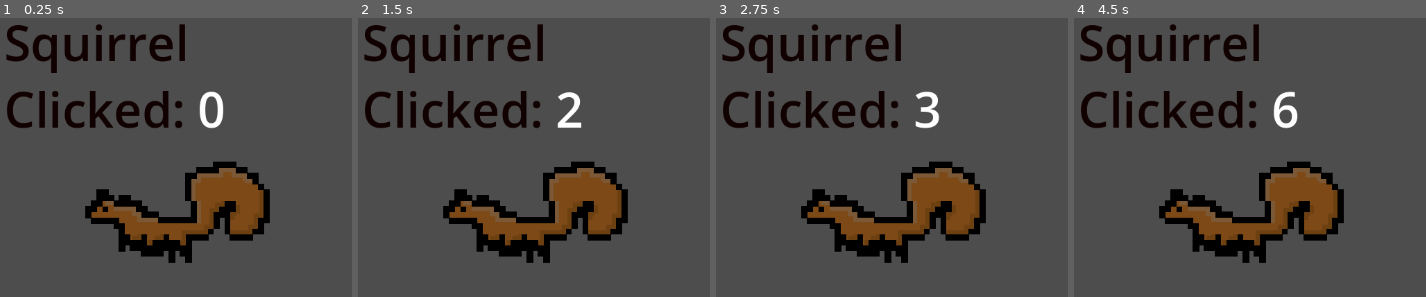
Above: before the commit, frames 1-4 (left to right).
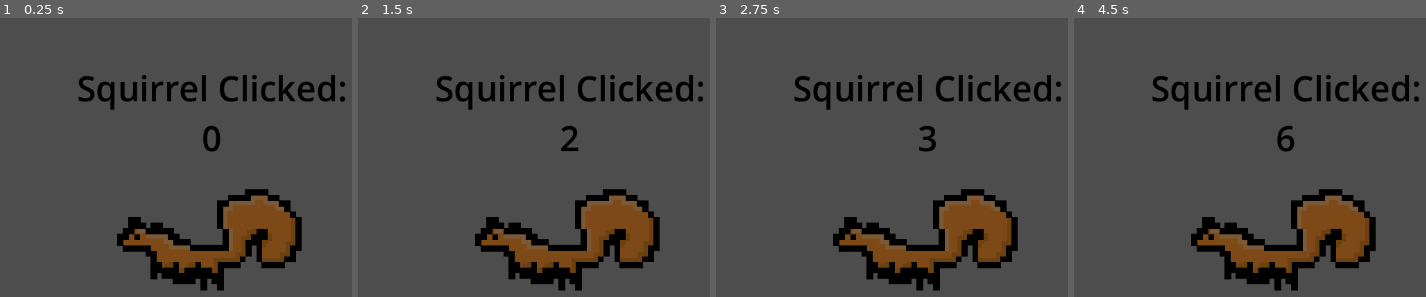
Above: after the commit, the same moments.

Repository: Teleportingsqirl/SquirrelClicker2.0
Game: Godot game, scene res://squirrelclicker.tscn
Same seed, same stepped clock (60 frames per second), same inputs: the game is played once before the commit and once after it.
Inputs (mouse positions are in pixels of both pictures, inside the frame that each line leads up to; where the layout moved, square brackets give the same spot in the first picture):
- Up to frame 1 (0.25 s): no input
- Up to frame 2 (1.5 s): click (565, 252) [548, 224] at 0.5 s; click (565, 252) [548, 224] at 1.25 s
- Up to frame 3 (2.75 s): click (923, 252) [906, 224] at 2 s
- Up to frame 4 (4.5 s): tap Enter at 2.75, 4.25 s; tap Space at 3.5 s

The runs differ from the first frame. In frame 1, 22% of the frame differs, in the area x 1-99%, y 2-98%; in frame 2, 22%; in frame 3, 22%; in frame 4, 22%.

Commit message:
new animation and text fixes

Diff:
--- a/control.gd
+++ b/control.gd
@@ -1,10 +1,33 @@
 extends Control
 
 var count = 0
+# IMPORTANT: Update these paths to match your new scene tree!
+@onready var label = $Label
+@onready var texture_button = $CenterContainer/TextureButton
 
-@onready var rich_text_label = $RichTextLabel
-
+func _ready():
+	# Set the button's pivot to its center at the start of the game.
+	# Doing it here is more stable than doing it during the click animation.
+	texture_button.pivot_offset = texture_button.size / 2
+	update_text()
 
 func _on_texture_button_pressed():
 	count += 1
-	rich_text_label.text = "[font_size=70][color=100]Squirrel Clicked:[/color] " + str(count)
+	update_text()
+	create_click_animation()
+
+func update_text():
+	# Now we just set the text directly, no BBCode needed.
+	label.text = "Squirrel Clicked:\n" + str(count)
+
+func create_click_animation():
+	var original_scale = Vector2(1, 1)
+	var pop_scale = Vector2(1.15, 1.15)
+
+	# The tween animates the button's scale property for a "pop" effect.
+	var tween = create_tween().set_trans(Tween.TRANS_QUINT).set_ease(Tween.EASE_OUT)
+
+	# Animate the scale up to pop_scale
+	tween.tween_property(texture_button, "scale", pop_scale, 0.06)
+	# Animate the scale back down to the original size
+	tween.tween_property(texture_button, "scale", original_scale, 0.1)
--- a/squirrelclicker.tscn
+++ b/squirrelclicker.tscn
@@ -16,26 +16,26 @@
 offset_bottom = 668.0
 script = ExtResource("1_upo0g")
 
-[node name="TextureButton" type="TextureButton" parent="Control"]
+[node name="CenterContainer" type="CenterContainer" parent="Control"]
 layout_mode = 0
-offset_left = 311.0
-offset_top = 117.0
-offset_right = 778.0
-offset_bottom = 543.0
+offset_left = 315.0
+offset_top = 157.0
+offset_right = 826.0
+offset_bottom = 583.0
+
+[node name="TextureButton" type="TextureButton" parent="Control/CenterContainer"]
+layout_mode = 2
 texture_normal = ExtResource("3_crmfy")
 
-[node name="RichTextLabel" type="RichTextLabel" parent="Control"]
-layout_mode = 1
-anchors_preset = 15
-anchor_right = 1.0
-anchor_bottom = 1.0
-offset_left = 277.0
-offset_top = 21.0
-offset_right = -334.0
-offset_bottom = -448.0
-grow_horizontal = 2
-grow_vertical = 2
-bbcode_enabled = true
-text = "[font_size=70][color=100]Squirrel Clicked:[/color] 0"
+[node name="Label" type="Label" parent="Control"]
+layout_mode = 0
+offset_left = 361.0
+offset_top = 100.0
+offset_right = 793.0
+offset_bottom = 235.0
+theme_override_colors/font_color = Color(0, 0, 0, 1)
+theme_override_font_sizes/font_size = 50
+text = "Click The Squirrel!"
+horizontal_alignment = 1
 
-[connection signal="pressed" from="Control/TextureButton" to="Control" method="_on_texture_button_pressed"]
+[connection signal="pressed" from="Control/CenterContainer/TextureButton" to="Control" method="_on_texture_button_pressed"]
